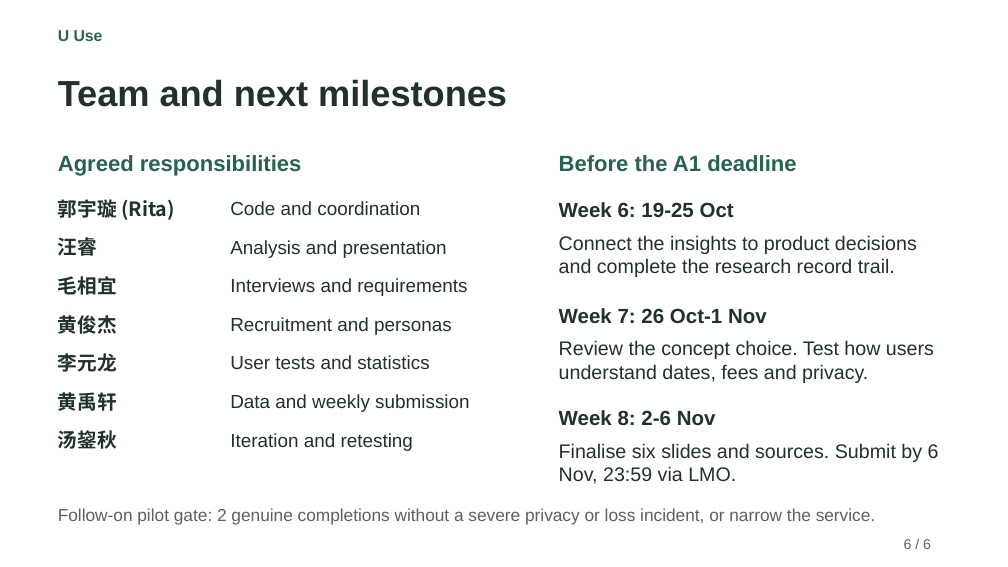
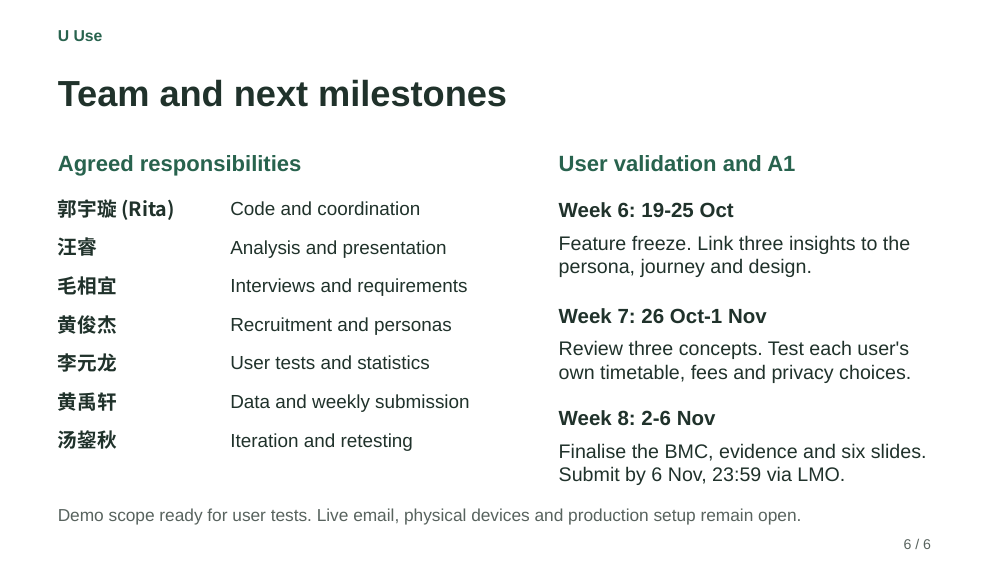
Before and after one commit to Rita020903/U-Use, a slide deck: slide 6 of A1_Current/UUse_A1_6_Slides.pptx. Drawn at 1008x567 pixels with LibreOffice and Linux fonts; fonts in the diff are those of the drawing. Boxes give left, top, right and bottom in pixels: in the first picture for what was removed or moved away, otherwise in the second. Text is boxed around its words. In the diff, an @@ line names an element or a change of style, - is before the commit and + after.

```diff
--- a/A1_Current/UUse_A1_6_Slides.pptx
+++ b/A1_Current/UUse_A1_6_Slides.pptx
@@ text at box(559, 155, 795, 172): text changed @@
-Before the A1 deadline
+User validation and A1
@@ text at box(559, 235, 910, 277): text changed @@
-Connect the insights to product decisions and complete the research record trail.
+Feature freeze. Link three insights to the persona, journey and design.
@@ text at box(559, 340, 911, 383): text changed @@
-Review the concept choice. Test how users understand dates, fees and privacy.
+Review three concepts. Test each user's own timetable, fees and privacy choices.
@@ text at box(559, 443, 927, 485): text changed @@
-Finalise six slides and sources. Submit by 6 Nov, 23:59 via LMO.
+Finalise the BMC, evidence and six slides. Submit by 6 Nov, 23:59 via LMO.
@@ text at box(58, 508, 801, 524): text changed @@
-Follow-on pilot gate: 2 genuine completions without a severe privacy or loss incident, or narrow the service.
+Demo scope ready for user tests. Live email, physical devices and production setup remain open.
```
Also in this commit, not shown: 2 other slides changed, 7 other files.
